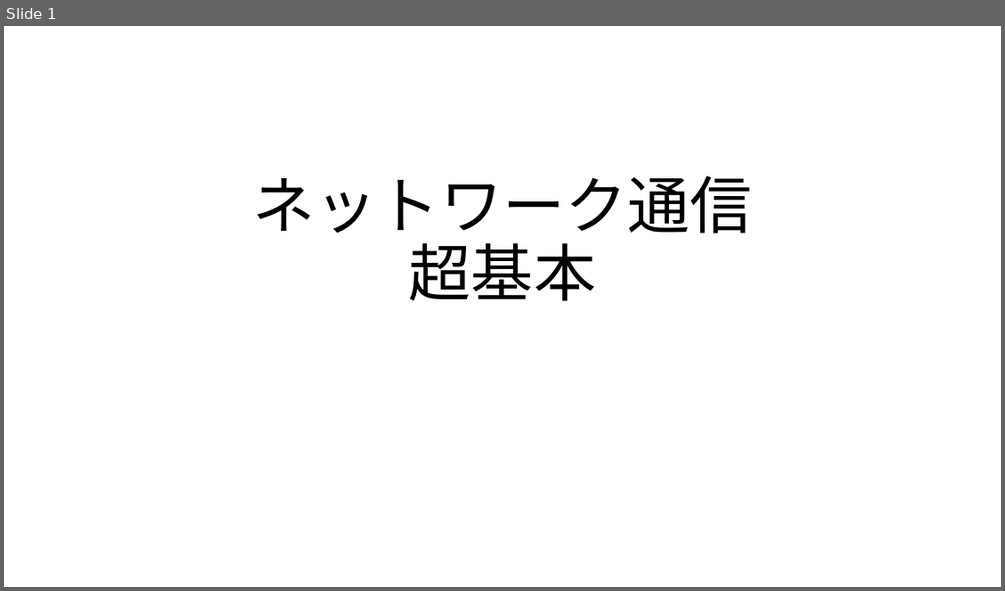
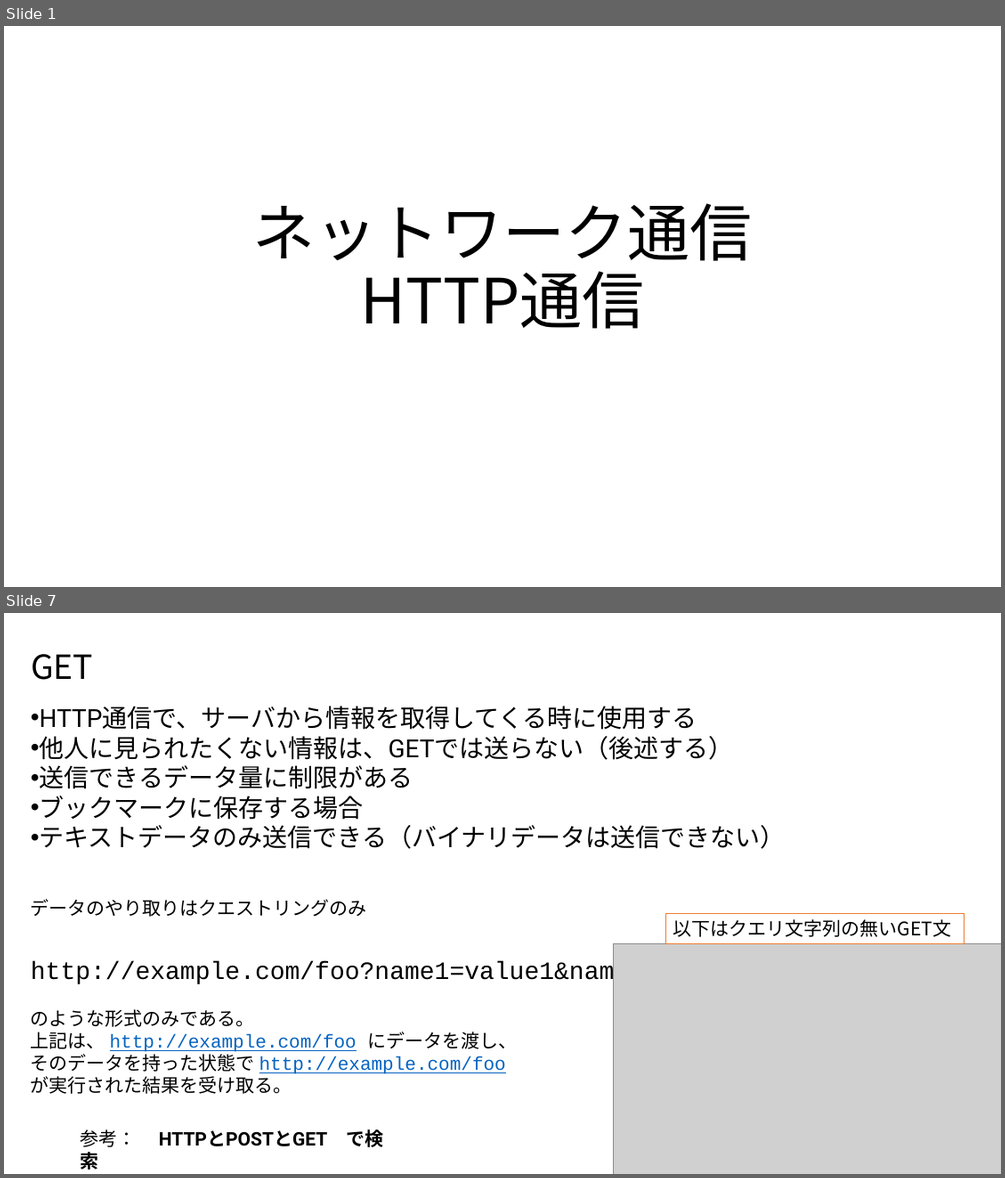
Before and after one commit to MahiroCreative/GameEngineFor2022, a slide deck: 2.SecondSemester/1.ネットワーク通信_Http通信.pptx. Shown one above the other, each under a label of ours: slide 1 before the commit, slides 1 and 7 after it; the slides between them are not shown. The pictures are 1005x591 and 1005x1178 pixels, drawn with LibreOffice and Linux fonts; fonts in the diff are those of the drawing; grey boxes stand for pictures. Boxes give left, top, right and bottom in pixels: in the first picture for what was removed or moved away, otherwise in the second. Text is boxed around its words. In the diff, an @@ line names an element or a change of style, - is before the commit and + after.

```diff
--- a/2.SecondSemester/1.ネットワーク通信_Http通信.pptx
+++ b/2.SecondSemester/1.ネットワーク通信_Http通信.pptx
@@ slide 7 added at (x1=4, y1=613, x2=1001, y2=1174), background #FFFFFF @@
@@ title added at (x1=31, y1=654, x2=93, y2=680), 32 pt, text #000000 @@
+GET
@@ text added at (x1=31, y1=706, x2=785, y2=1094), 24 pt, text #000000 @@
+• HTTP通信で、サーバから情報を取得してくる時に使用する
+• 他人に見られたくない情報は、GETでは送らない（後述する）
+• 送信できるデータ量に制限がある
+• ブックマークに保存する場合
+• テキストデータのみ送信できる（バイナリデータは送信できない）
+データのやり取りはクエストリングのみ
+http://example.com/foo?name1=value1&name2=value2
+のような形式のみである。
+上記は、 http://example.com/foo にデータを渡し、
+そのデータを持った状態で http://example.com/foo
+が実行された結果を受け取る。
@@ rectangle added at (x1=666, y1=914, x2=963, y2=943), fill #FFFFFF, outline #ED7D31 1 pt, 18 pt, text #000000 @@
+以下はクエリ文字列の無いGET文
@@ picture added at (x1=614, y1=943, x2=1001, y2=1174) @@
@@ text added at (x1=80, y1=1129, x2=383, y2=1147), 18 pt, text #000000, bold @@
+参考： HTTPとPOSTとGET で検索
@@ slide 1 changed as well @@
@@ title at (x1=253, y1=203, x2=752, y2=329): text changed @@
-ネットワーク通信
-超基本
+ネットワーク通信
+HTTP通信
```
Also in this commit, not shown: 7 other slides added, 18 other files.
